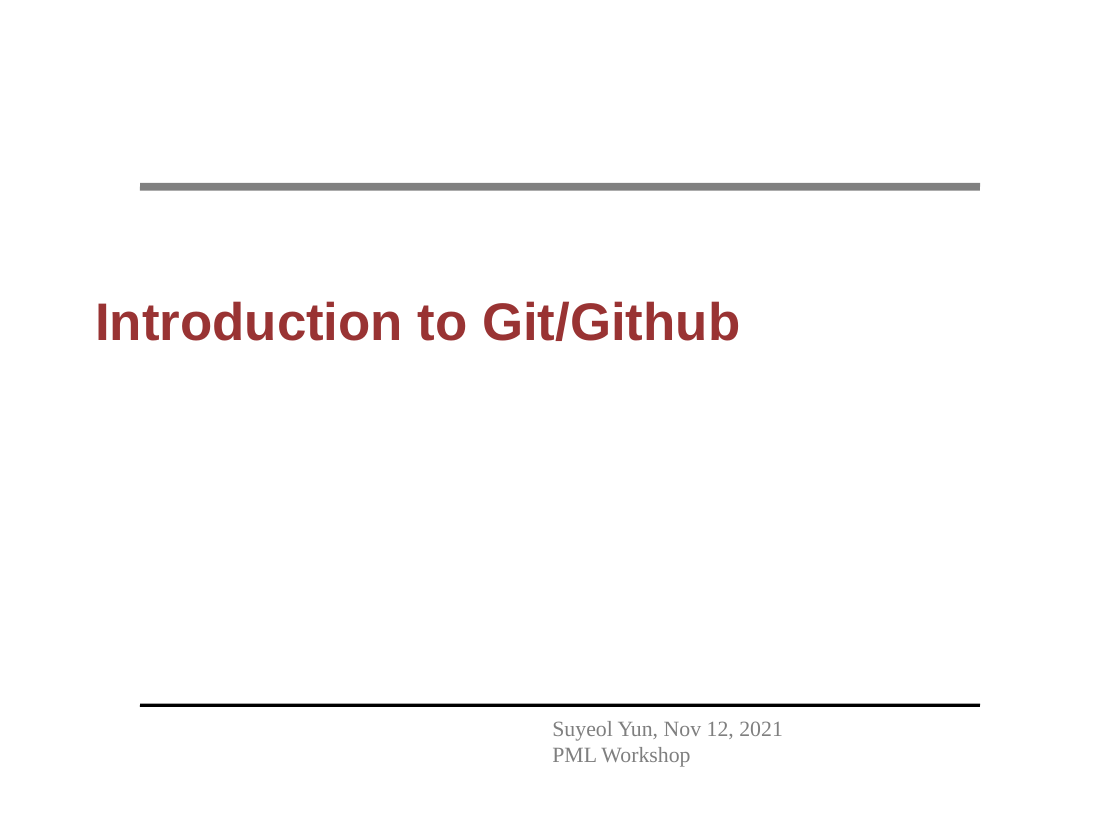
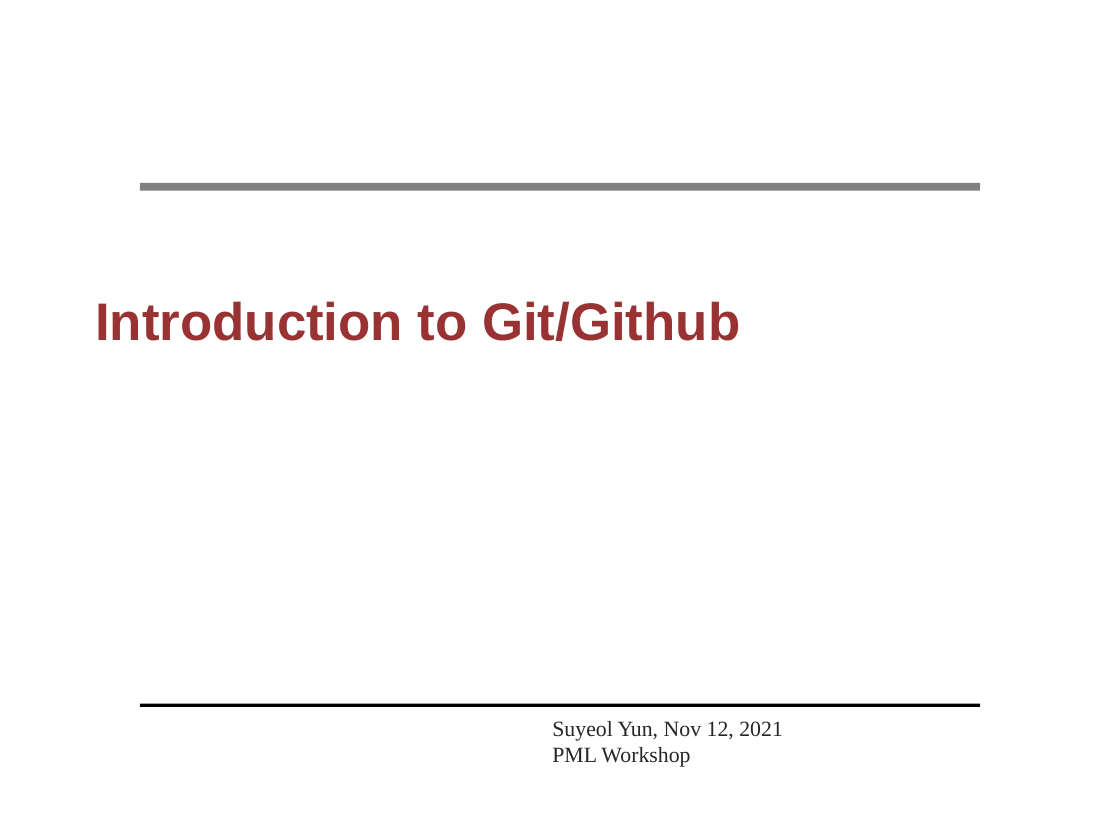
Before and after one commit to syyunn/pml-git, a slide deck: slide 1 of file-changes/main.ppt. Drawn at 1120x840 pixels with LibreOffice and Linux fonts; fonts in the diff are those of the drawing; background and template pictures are left out. Boxes give left, top, right and bottom in pixels: in the first picture for what was removed or moved away, otherwise in the second. Text is boxed around its words. In the diff, an @@ line names an element or a change of style, - is before the commit and + after.

Commit message:
save

```diff
--- a/file-changes/main.ppt
+++ b/file-changes/main.ppt
@@ text "Suyeol Yun, Nov 12, 2021 ..." at (552, 721, 783, 767): text colour #7F7F7F to #262626 @@
```
Also in this commit, not shown: 1 other slide changed, 2 slides added.
